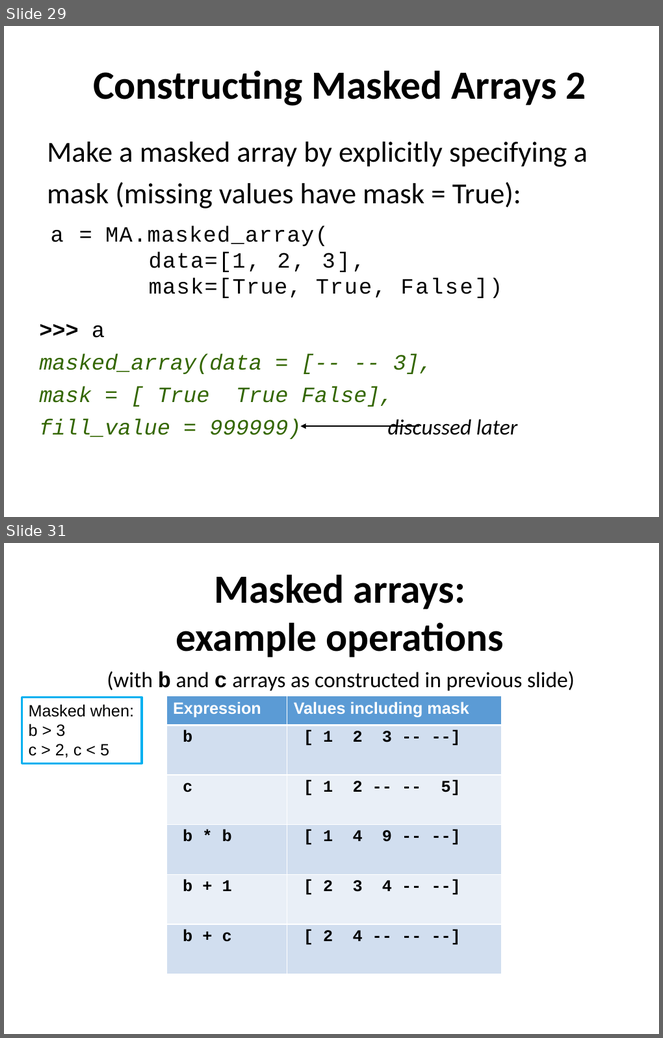
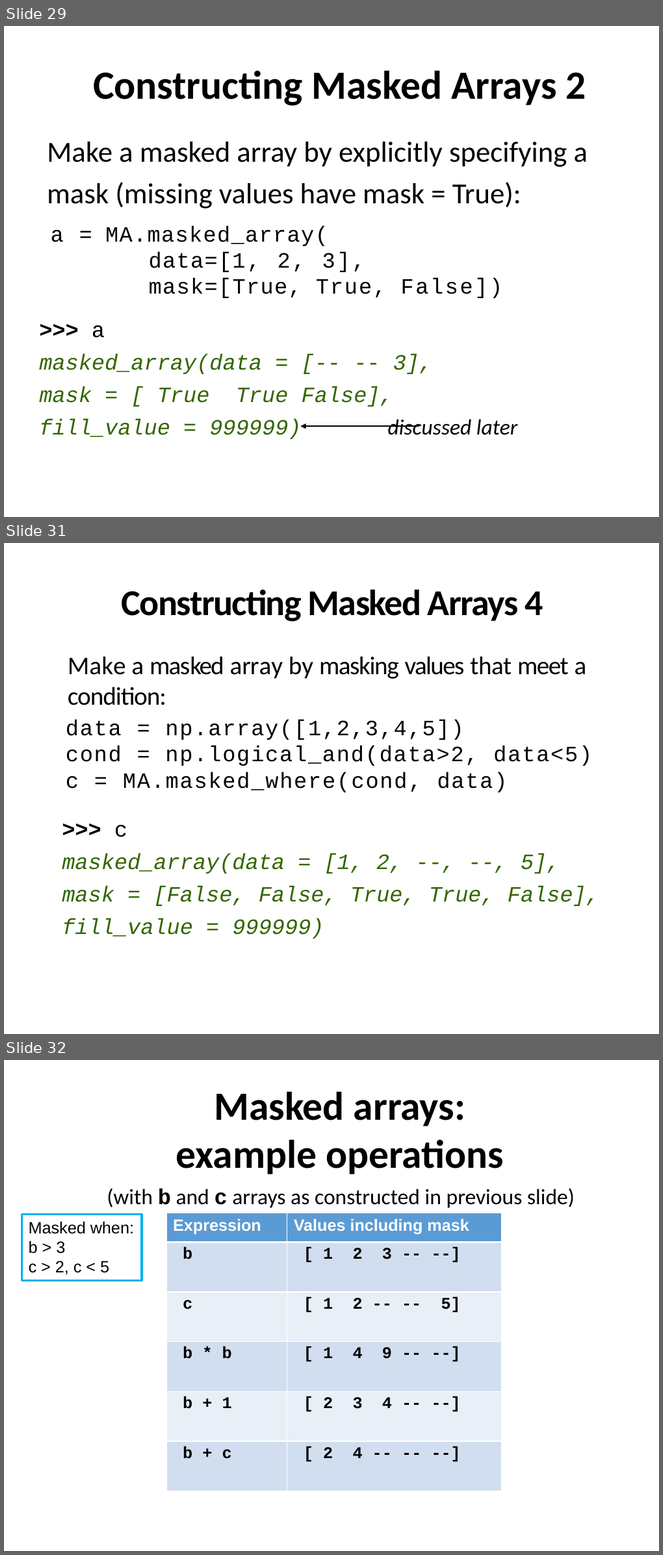
Before and after one commit to ncasuk/ncas-isc, a slide deck: python-data/slides/numpy.pptx. Shown one above the other, each under a label of ours: slides 29 and 31 before the commit, slides 29, 31 and 32 after it; the slides between them are not shown. The pictures are 663x1038 and 663x1555 pixels, drawn with LibreOffice and Linux fonts; fonts in the diff are those of the drawing; background and template pictures are left out. Boxes give left, top, right and bottom in pixels: in the first picture for what was removed or moved away, otherwise in the second. Text is boxed around its words. In the diff, an @@ line names an element or a change of style, - is before the commit and + after.

```diff
--- a/python-data/slides/numpy.pptx
+++ b/python-data/slides/numpy.pptx
@@ slide 31 added at (4,543,659,1034), background picture (left out) @@
@@ title added at (122,589,544,622), 40 pt, text #000000, bold @@
+Constructing Masked Arrays 4
@@ text added at (68,656,587,705), 28 pt, text #000000 @@
+Make a masked array by masking values that meet a condition:
@@ text added at (66,720,592,793), 24 pt, text #000000 @@
+data = np.array([1,2,3,4,5])
+cond = np.logical_and(data>2, data<5)
+c = MA.masked_where(cond, data)
@@ text added at (62,825,599,939), 24 pt, text #336600, italic @@
+>>> c
+masked_array(data = [1, 2, --, --, 5],
+mask = [False, False, True, True, False],
+fill_value = 999999)
@@ what was slide 31 is now slide 32 @@
```
Also in this commit, not shown: 1 slide changed, 1 other file.
